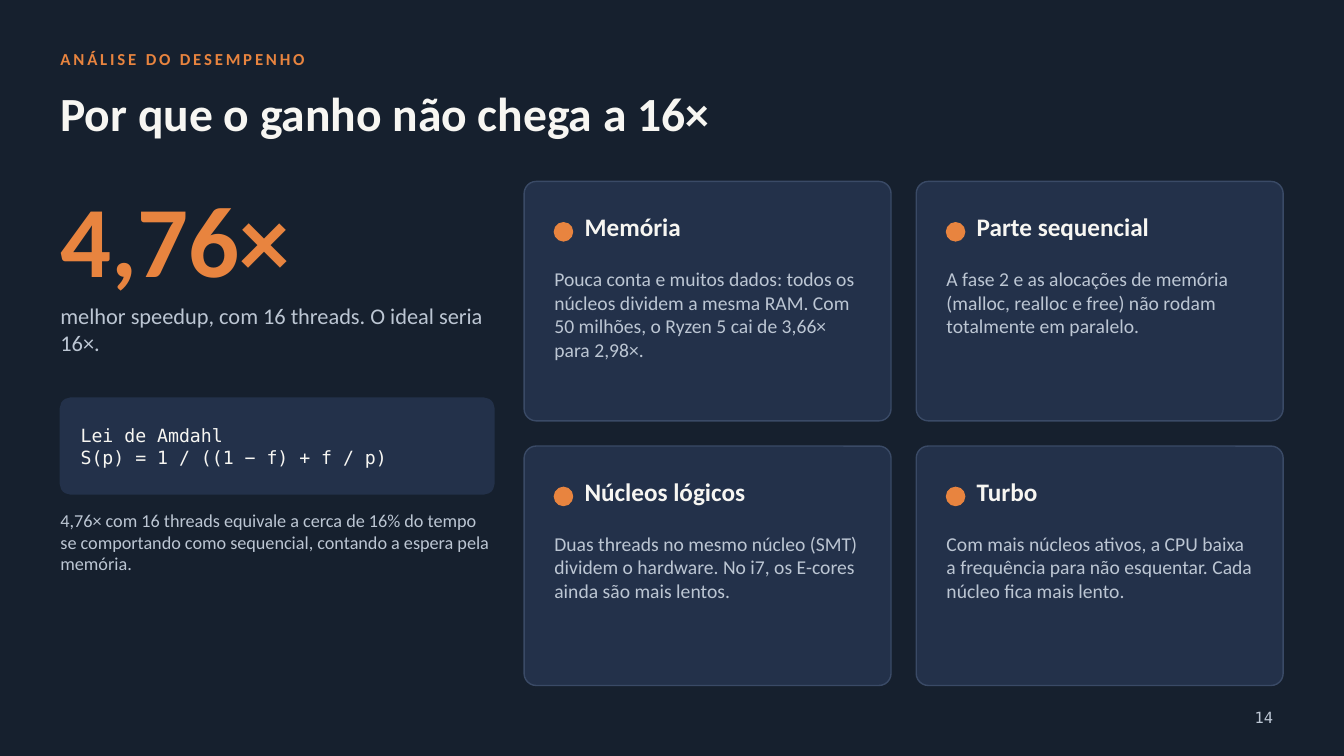
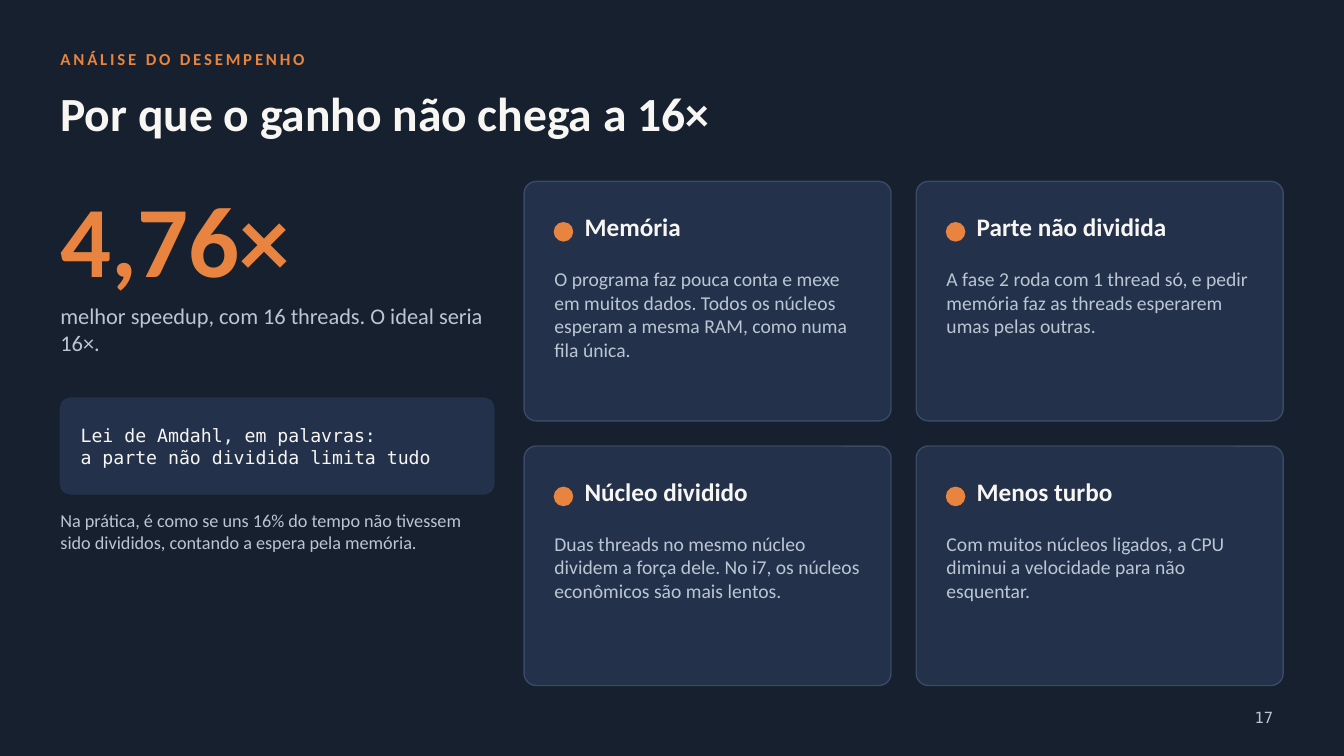
Before and after one commit to Dev2MundialMix/m3_1_bucket_sort, a slide deck: slide 17 of apresentacao/bucket_sort_openmp.pptx (slide 14 before the commit). Drawn at 1344x756 pixels with LibreOffice and Linux fonts; fonts in the diff are those of the drawing. Boxes give left, top, right and bottom in pixels: in the first picture for what was removed or moved away, otherwise in the second. Text is boxed around its words. In the diff, an @@ line names an element or a change of style, - is before the commit and + after.

```diff
--- a/apresentacao/bucket_sort_openmp.pptx
+++ b/apresentacao/bucket_sort_openmp.pptx
@@ text at [977,218,1166,236]: text changed @@
-Parte sequencial
+Parte não dividida
@@ text at [554,272,847,357]: text changed @@
-Pouca conta e muitos dados: todos os núcleos dividem a mesma RAM. Com 50 milhões, o Ryzen 5 cai de 3,66× para 2,98×.
+O programa faz pouca conta e mexe em muitos dados. Todos os núcleos esperam a mesma RAM, como numa fila única.
@@ text at [946,272,1248,336]: text changed @@
-A fase 2 e as alocações de memória (malloc, realloc e free) não rodam totalmente em paralelo.
+A fase 2 roda com 1 thread só, e pedir memória faz as threads esperarem umas pelas outras.
@@ text at [81,428,431,468]: text changed @@
-Lei de Amdahl
-S(p) = 1 / ((1 − f) + f / p)
+Lei de Amdahl, em palavras:
+a parte não dividida limita tudo
@@ text at [585,483,747,501]: text changed @@
-Núcleos lógicos
+Núcleo dividido
@@ text at [977,483,1112,501]: text changed @@
-Turbo
+Menos turbo
@@ text at [60,514,461,552]: text changed @@
-4,76× com 16 threads equivale a cerca de 16% do tempo se comportando como sequencial, contando a espera pela memória.
+Na prática, é como se uns 16% do tempo não tivessem sido divididos, contando a espera pela memória.
@@ text at [554,537,859,598]: text changed @@
-Duas threads no mesmo núcleo (SMT) dividem o hardware. No i7, os E-cores ainda são mais lentos.
+Duas threads no mesmo núcleo dividem a força dele. No i7, os núcleos econômicos são mais lentos.
@@ text at [946,537,1224,601]: text changed @@
-Com mais núcleos ativos, a CPU baixa a frequência para não esquentar. Cada núcleo fica mais lento.
+Com muitos núcleos ligados, a CPU diminui a velocidade para não esquentar.
@@ page number at [1255,712,1274,723]: text changed @@
-14
+17
```
Also in this commit, not shown: 16 other slides changed, 3 slides added, 1 other file.
